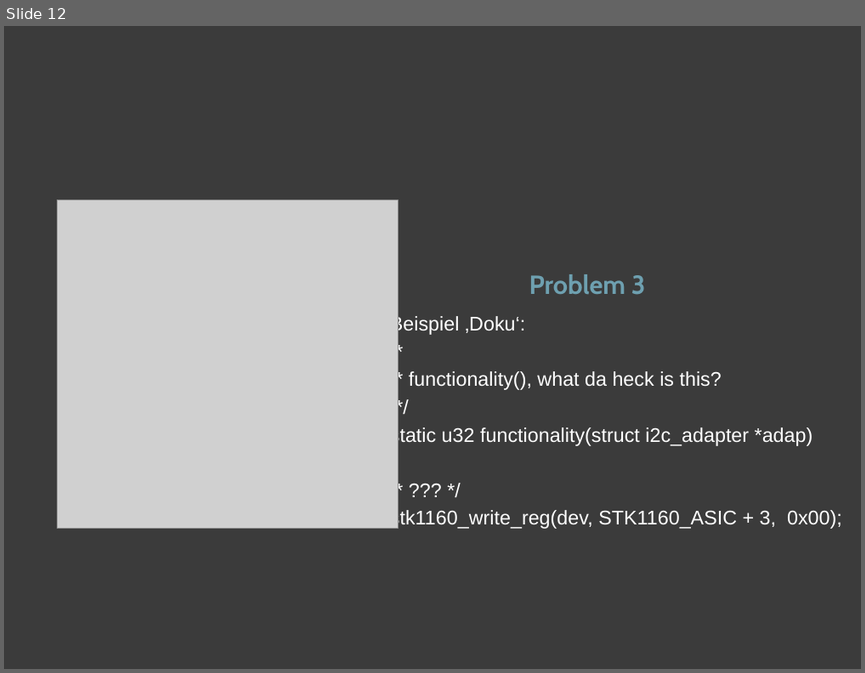
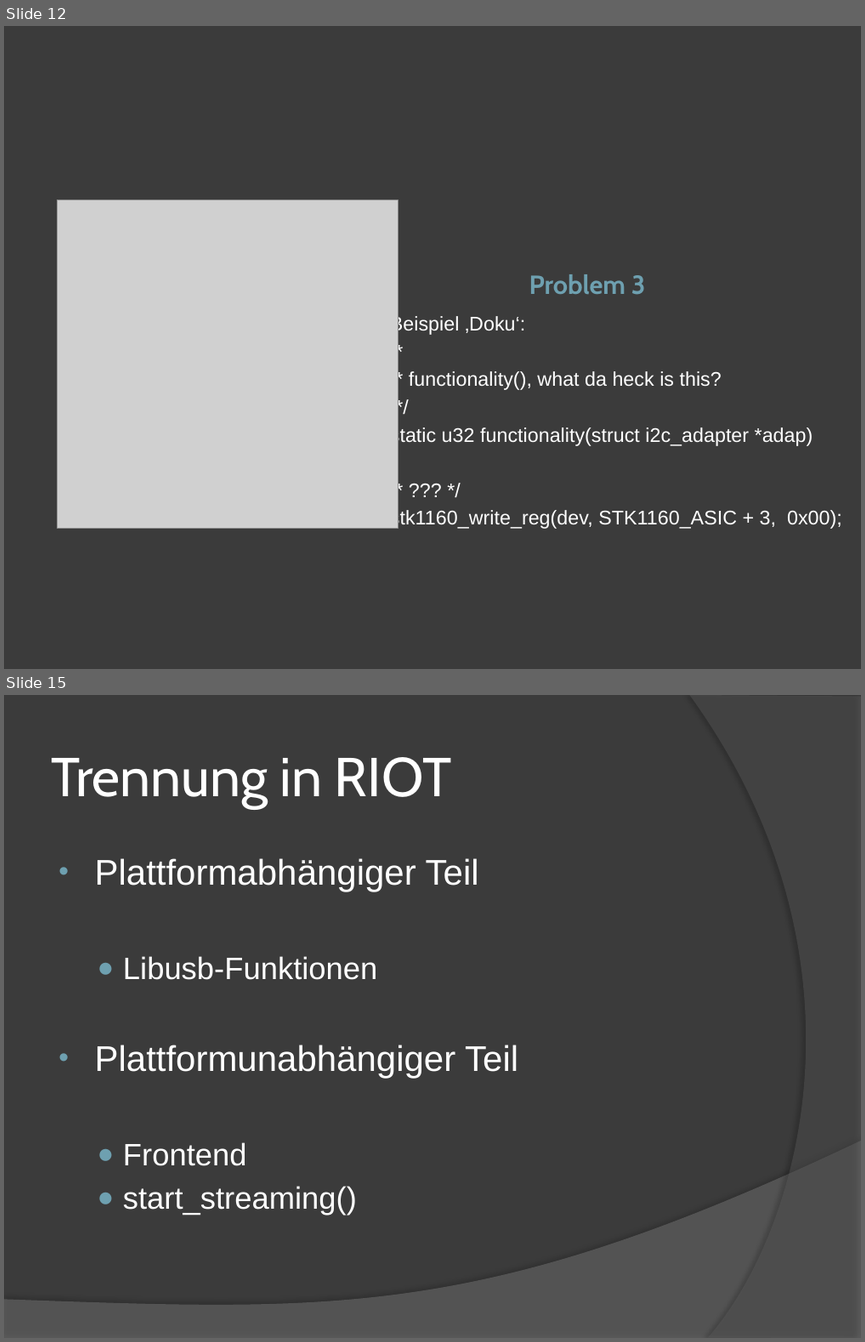
Before and after one commit to swp2013riot/riot-cam-driver, a slide deck: Abschlusspraesentation.pptx. Shown one above the other, each under a label of ours: slide 12 before the commit, slides 12 and 15 after it; the slides between them are not shown. The pictures are 865x673 and 865x1342 pixels, drawn with LibreOffice and Linux fonts; fonts in the diff are those of the drawing; grey boxes stand for pictures. Boxes give left, top, right and bottom in pixels: in the first picture for what was removed or moved away, otherwise in the second. Text is boxed around its words. In the diff, an @@ line names an element or a change of style, - is before the commit and + after.

```diff
--- a/Abschlusspraesentation.pptx
+++ b/Abschlusspraesentation.pptx
@@ slide 15 added at [4, 695, 861, 1338], background #3B3B3B @@
@@ freeform shape added at [689, 695, 861, 1338], fill #5E5E5E at 40% opacity @@
@@ title added at [51, 757, 452, 808], 46 pt, text #FFFFFF @@
+Trennung in RIOT
@@ text added at [95, 858, 518, 1215], 30 pt, text #FFFFFF @@
+• Plattformabhängiger Teil
+  ● Libusb-Funktionen
+• Plattformunabhängiger Teil
+  ● Frontend
+  ● start_streaming()
@@ freeform shape added at [4, 1140, 861, 1338], fill #7F7F7F at 45% opacity @@
```
Also in this commit, not shown: 7 other slides added.
